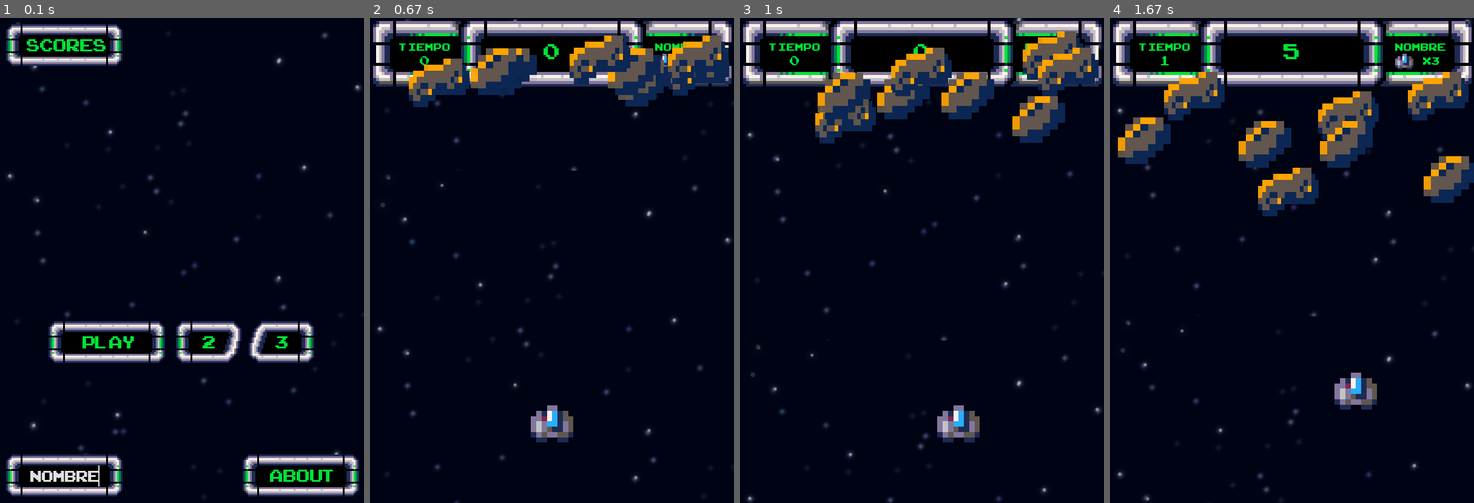
Above: before the commit, frames 1-4 (left to right).
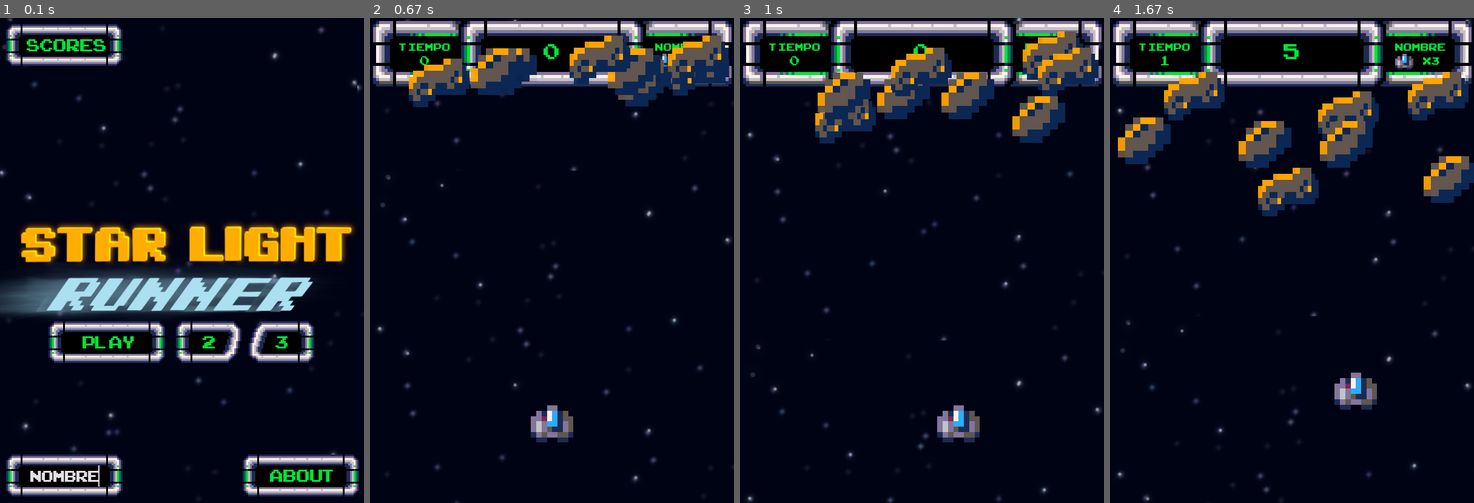
Above: after the commit, the same moments.

Repository: Adriel23456/Proyecto2-Taller-Adriel-Daniel
Game: pygame game, started from STAR LIGHT RUNNER/STAR LIGHT RUNNER.py
Two runs of this game, one before a commit and one after it. Both use one fixed random seed, a clock stepped at 60 frames per second and the inputs below.
Inputs (mouse positions are in pixels of both pictures, inside the frame that each line leads up to):
- Up to frame 1 (0.1 s): no input
- Up to frame 2 (0.67 s): click "3" at 0.38 s
- Up to frame 3 (1 s): hold Right from 0.67 s (still down); move the mouse to (907, 279) at 0.7 s
- Up to frame 4 (1.67 s): release Right at 1.13 s; hold Up 1.22-1.52 s; hold Right from 1.55 s (still down)

The runs differ from the first frame. In frame 1, 14% of the frame differs, in the area x 0-99%, y 0-90%; in frame 2, nothing differs; in frame 3, nothing differs; in frame 4, nothing differs.

Commit message:
Version Definitiva

Diff:
--- a/STAR LIGHT RUNNER/STAR LIGHT RUNNER.py
+++ b/STAR LIGHT RUNNER/STAR LIGHT RUNNER.py
@@ -2,16 +2,6 @@
 import pygame_textinput
 import random
 import os
-
-pygame.init()
-pygame.mixer.init()
-clock = pygame.time.Clock()
-
-
-# Configuración de la ventana
-W, H = 600, 800
-ventana = pygame.display.set_mode((W, H))
-pygame.display.set_caption("STAR LIGHT RUNNER")
 
 
 #Rutas para los archivos
@@ -24,9 +14,21 @@
 carpeta_sonidos = os.path.join(carpeta_assets, "Sonidos")
 carpeta_font = os.path.join(carpeta_assets, "Font")
 
+#Iniciar Pygame
+pygame.init()
+pygame.mixer.init()
+clock = pygame.time.Clock()
+
+# Configuración de la ventana
+W, H = 600, 800
+ventana = pygame.display.set_mode((W, H))
+pygame.display.set_caption("STAR LIGHT RUNNER")
+icono = pygame.image.load(os.path.join(carpeta_personajes,'Jugador.png'))
+pygame.display.set_icon(icono)
 
 # Definir imágenes
 background = pygame.image.load(os.path.join(carpeta_fondos, 'Background.png'))
+menu = pygame.image.load(os.path.join(carpeta_fondos, 'MENU.png'))
 
 button_img1 = pygame.image.load(os.path.join(carpeta_botones, 'Boton1.png'))
 button_img1 = pygame.transform.scale(button_img1, (600, 113))
@@ -487,7 +489,7 @@
 
         self.click = False
         # Fondo
-        ventana.blit(background, (0, 0))
+        ventana.blit(menu, (0, 0))
         # Botones
         ventana.blit(button_, (10, 720))
         ventana.blit(button1, (80, 500))
@@ -644,14 +646,15 @@
                         self.pantalla = "Pantalla_de_inicio"
                         jugador.vida = 3
                         pantallas.nueva_pantalla = True
-        if (pygame.time.get_ticks()-pantallas.tiempo_inicial)//1000 == 10:
+        if (pygame.time.get_ticks()-pantallas.tiempo_inicial)//1000 == 60:
             if jugador.vida == 3:
                 self.score_level3 = self.score + 10
             else:
                 self.score_level3 = self.score
             if new_highscore():
+                self.score = self.score_level3
+                read_write_txt()
                 Cambio_Musica_Scores()
-                self.score = self.score_level3
                 pantallas.pantalla = "high_scores"
                 pantallas.new_highscore = True
             else:
@@ -668,21 +671,16 @@
         all_sprites.draw(ventana)
         Enemigos.draw(ventana)
 
-
 # función para elección de pantallas
 pantallas = pantallas()
 
-
 jugador = jugador()
 all_sprites = pygame.sprite.Group(jugador)
 
-
 Enemigos = pygame.sprite.Group()
-
 
 MENU_MUSIC.play(-1)
 MENU_MUSIC.set_volume(0.2)
-
 
 while pantallas.running:
     pantallas.cambio_pantalla()
Binary file added: STAR LIGHT RUNNER/Assets/Fondos/MENU.png
Not shown, added: Proyecto 2 - Documentacion Externa - Adriel Chaves - Daniel Cob.pdf
Not shown, changed: WIKI GITHUB - Proyecto 2 - Adriel Chaves - Daniel Cob.docx
